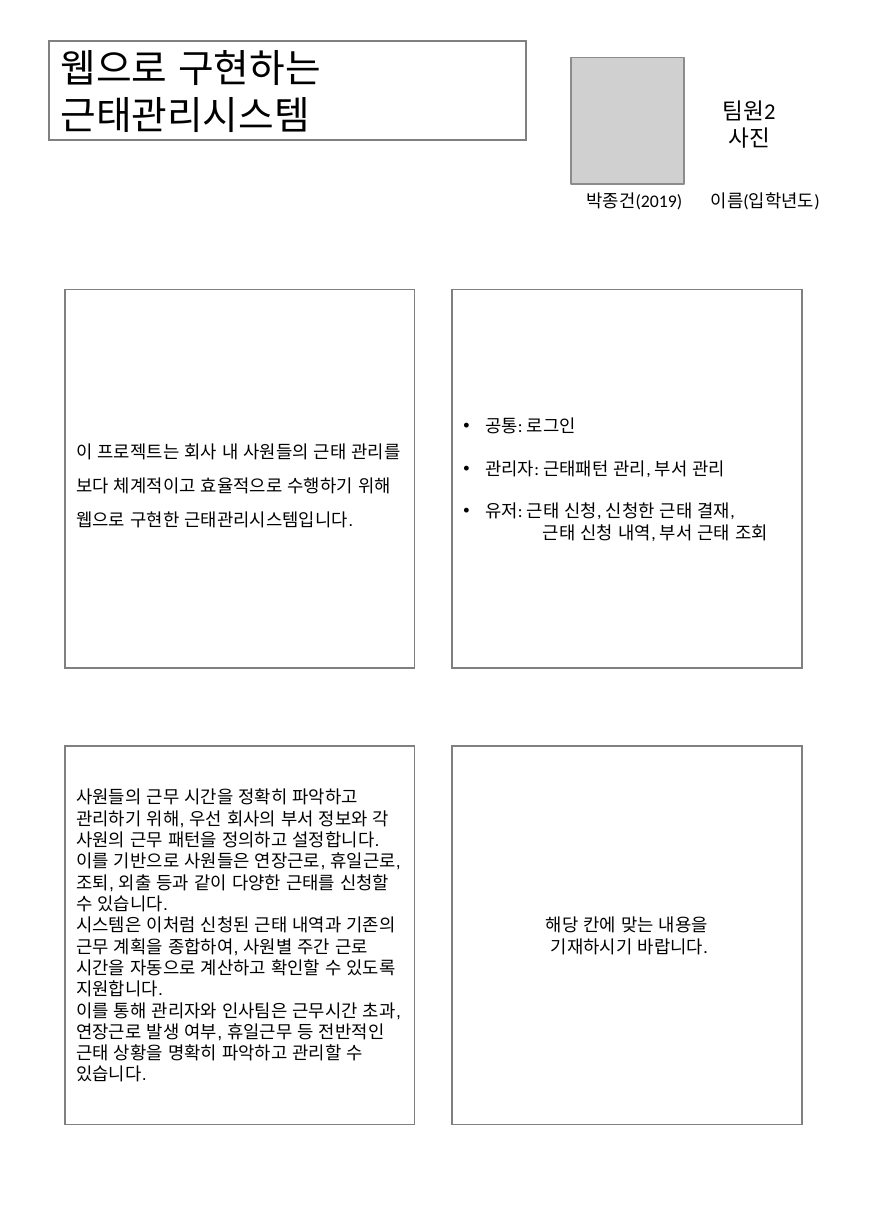
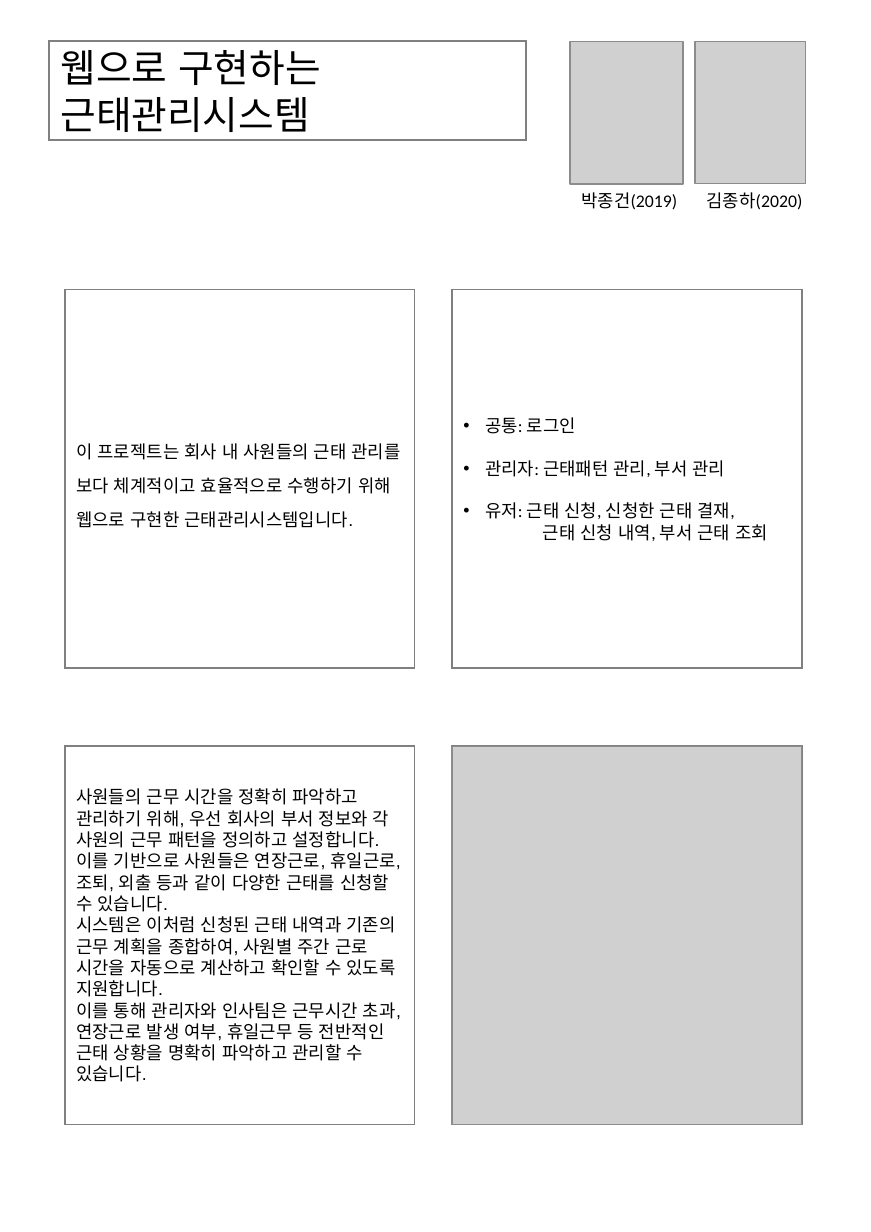
Before and after one commit to Ha2sky/ess, a slide deck: slide 2 of report/김종하,박종건_웹으로구현하는근태관리시스템.pptx. Drawn at 871x1232 pixels with LibreOffice and Linux fonts; fonts in the diff are those of the drawing; grey boxes stand for pictures; background and template pictures are left out. Boxes give left, top, right and bottom in pixels: in the first picture for what was removed or moved away, otherwise in the second. Text is boxed around its words. In the diff, an @@ line names an element or a change of style, - is before the commit and + after.

Commit message:
판넬 사진, 시스템 구성도 추가

```diff
--- a/report/김종하,박종건_웹으로구현하는근태관리시스템.pptx
+++ b/report/김종하,박종건_웹으로구현하는근태관리시스템.pptx
@@ picture: place and size @@
-picture at [571, 58, 684, 185]
+picture at [570, 41, 683, 183]
@@ picture added at [696, 41, 807, 183] @@
@@ text removed at [723, 100, 776, 148] @@
-팀원2
-사진
@@ text "박종건(2019)": place and size @@
-text "박종건(2019)" at [586, 192, 682, 210]
+text "박종건(2019)" at [581, 192, 677, 210]
@@ text at [706, 192, 802, 210]: text changed @@
-이름(입학년도)
+김종하(2020)
@@ picture added at [452, 746, 801, 1124] @@
```
